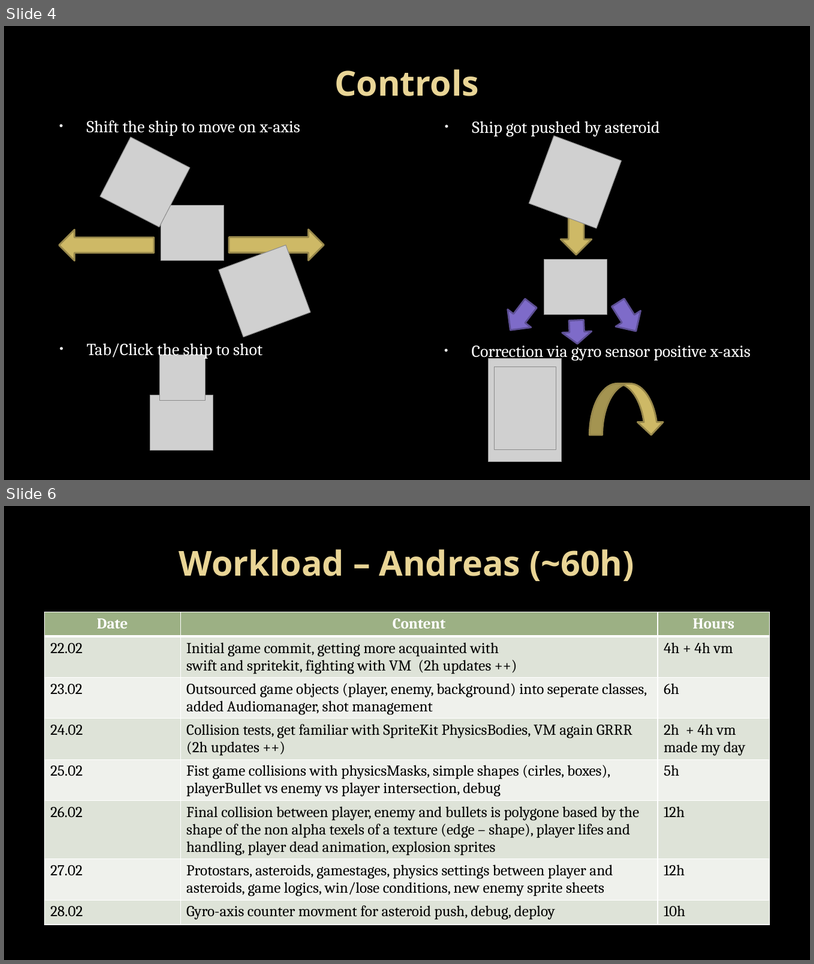
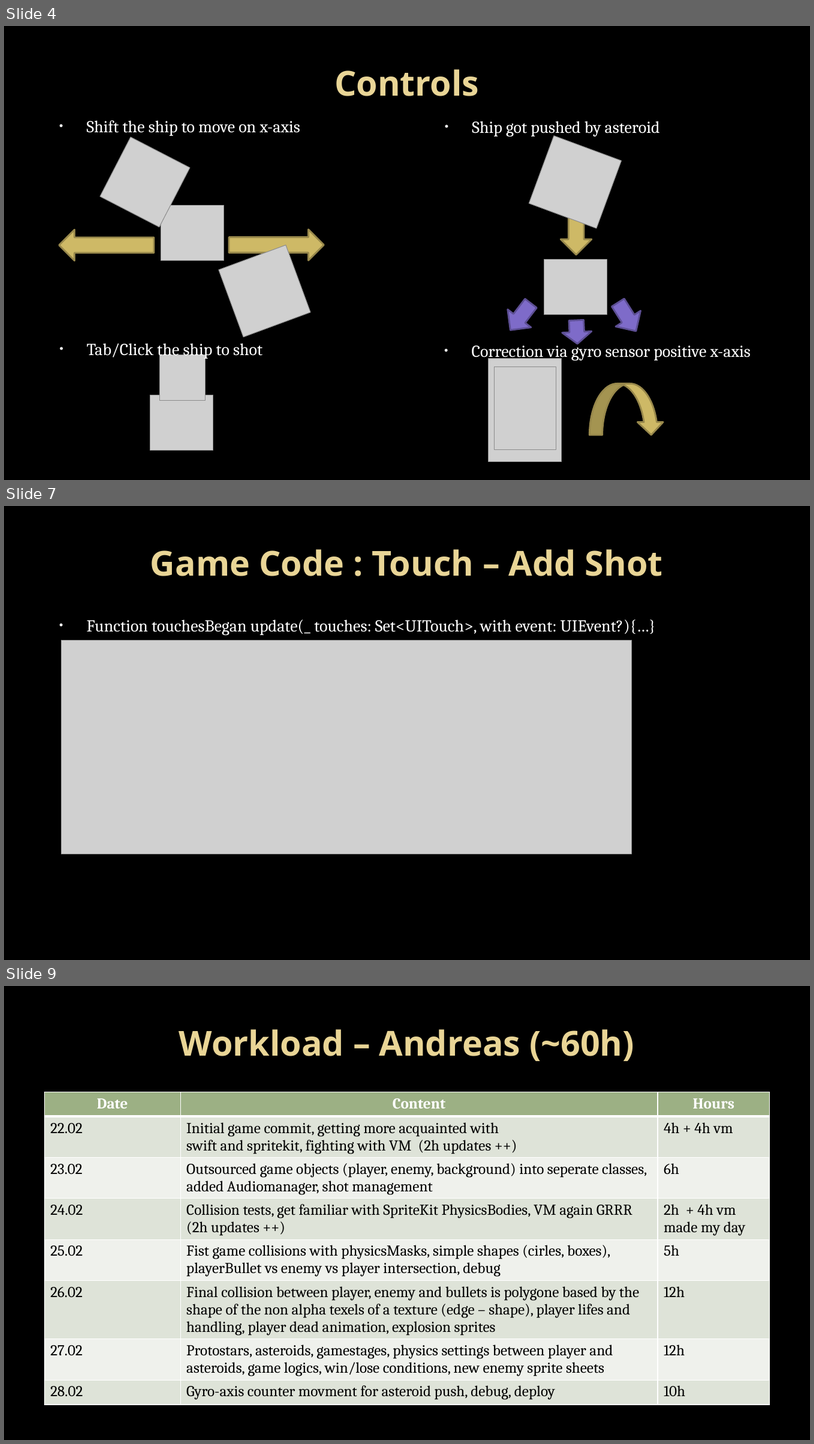
Before and after one commit to andreasdietze/MobileAppWiSe1718, a slide deck: Präsentation/MobileAppsWiSe1718_Dietze_Schmitt_Vorabversion.pptx. Shown one above the other, each under a label of ours: slides 4 and 6 before the commit, slides 4, 7 and 9 after it; the slides between them are not shown. The pictures are 814x964 and 814x1444 pixels, drawn with LibreOffice and Linux fonts; fonts in the diff are those of the drawing; grey boxes stand for pictures; background and template pictures are left out. Boxes give left, top, right and bottom in pixels: in the first picture for what was removed or moved away, otherwise in the second. Text is boxed around its words. In the diff, an @@ line names an element or a change of style, - is before the commit and + after.

```diff
--- a/Präsentation/MobileAppsWiSe1718_Dietze_Schmitt_Vorabversion.pptx
+++ b/Präsentation/MobileAppsWiSe1718_Dietze_Schmitt_Vorabversion.pptx
@@ slide 7 added at box(4, 506, 810, 960), background picture (left out) @@
@@ title added at box(150, 549, 663, 576), 41 pt, text gradient #EAD696 to #E7D081, bold @@
+Game Code : Touch – Add Shot
@@ text added at box(87, 619, 656, 635), 20 pt, text #FFFFFF @@
+• Function touchesBegan update(_ touches: Set<UITouch>, with event: UIEvent?){…}
@@ picture added at box(62, 640, 633, 853) @@
@@ what was slide 6 is now slide 9 @@
```
Also in this commit, not shown: 2 slides changed, 3 other slides added, 1 slide removed.
